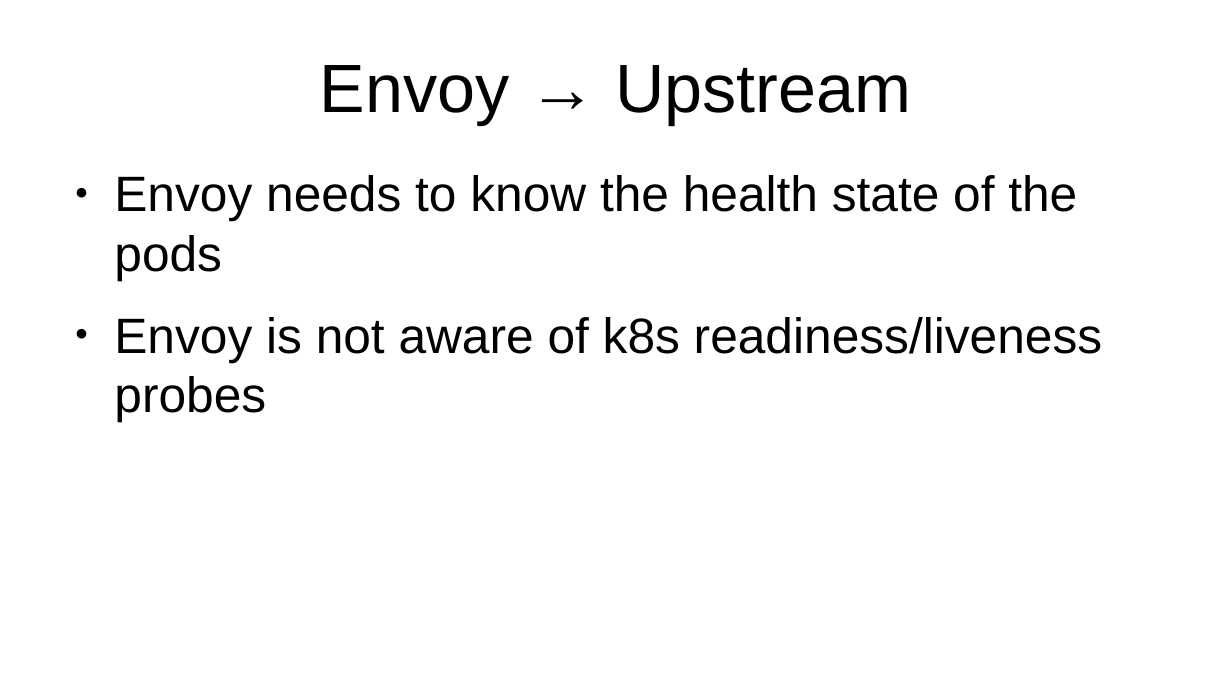
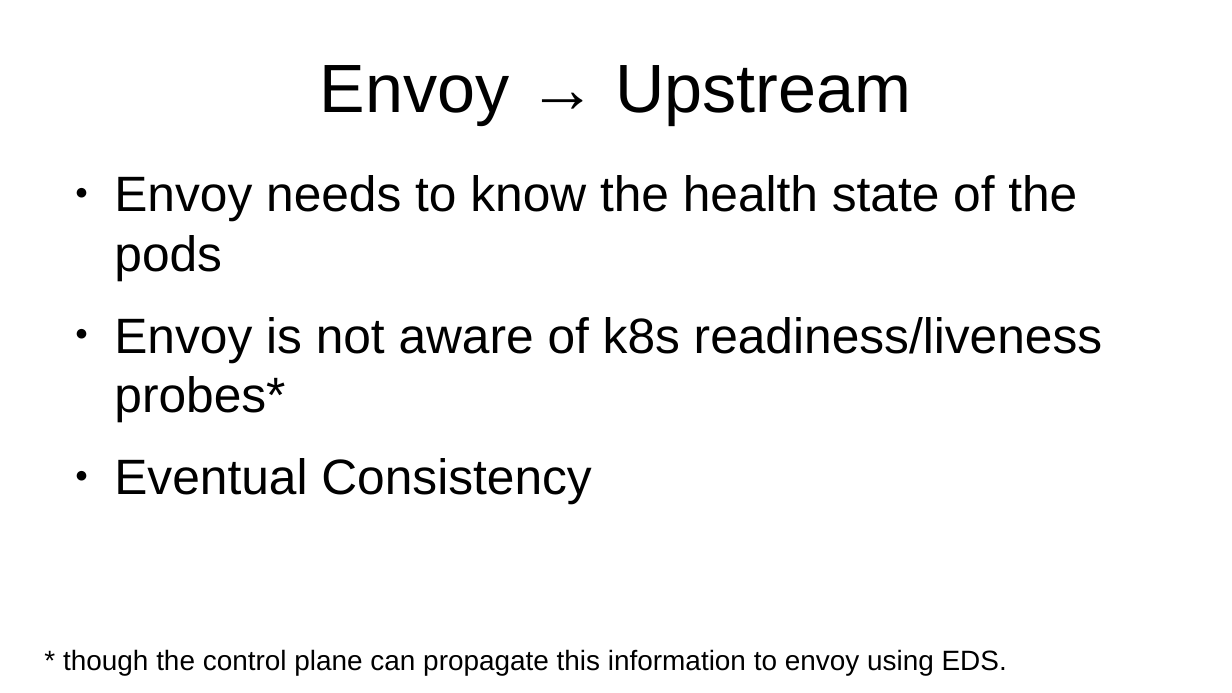
Before and after one commit to solo-io/hoot, a slide deck: slide 10 of 11-hitless-delpoy/slides.odp (slide 9 before the commit). Drawn at 1232x693 pixels with LibreOffice and Linux fonts; fonts in the diff are those of the drawing. Boxes give left, top, right and bottom in pixels: in the first picture for what was removed or moved away, otherwise in the second. Text is boxed around its words. In the diff, an @@ line names an element or a change of style, - is before the commit and + after.

```diff
--- a/11-hitless-delpoy/slides.odp
+++ b/11-hitless-delpoy/slides.odp
@@ text at (x1=114, y1=317, x2=1103, y2=503): text changed @@
-● Envoy is not aware of k8s readiness/liveness probes
+● Envoy is not aware of k8s readiness/liveness probes*
+● Eventual Consistency
@@ text added at (x1=63, y1=649, x2=1007, y2=675), 18 pt, text #000000 @@
+* though the control plane can propagate this information to envoy using EDS.
```
Also in this commit, not shown: 7 other slides changed, 1 slide added, 1 other file.
